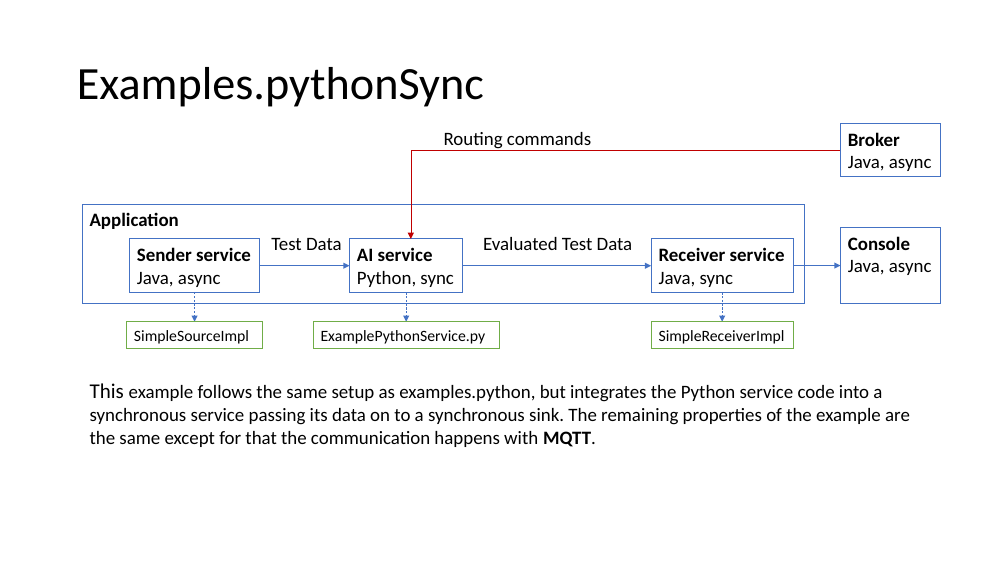
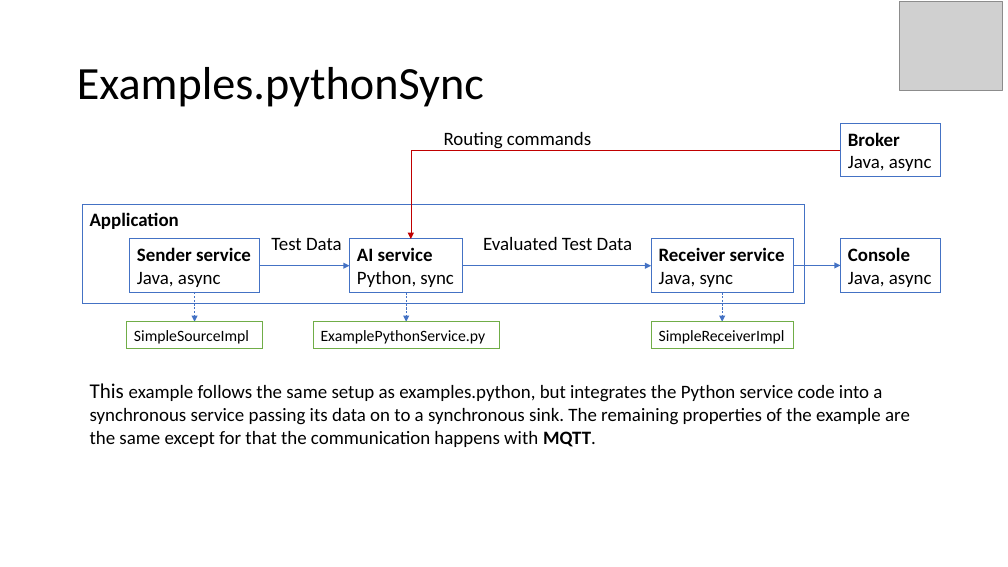
Before and after one commit to iip-ecosphere/platform, a slide deck: slide 1 of platform/examples/examples.pythonSync/docs/Examples_PythonSync.pptx. Drawn at 1008x567 pixels with LibreOffice and Linux fonts; fonts in the diff are those of the drawing; grey boxes stand for pictures. Boxes give left, top, right and bottom in pixels: in the first picture for what was removed or moved away, otherwise in the second. Text is boxed around its words. In the diff, an @@ line names an element or a change of style, - is before the commit and + after.

```diff
--- a/platform/examples/examples.pythonSync/docs/Examples_PythonSync.pptx
+++ b/platform/examples/examples.pythonSync/docs/Examples_PythonSync.pptx
@@ picture added at (900, 2, 1003, 90) @@
@@ rectangle "Console": place and size @@
-rectangle "Console" at (841, 228, 941, 304)
+rectangle "Console" at (841, 239, 941, 293)
```
Also in this commit, not shown: 16 other files.
